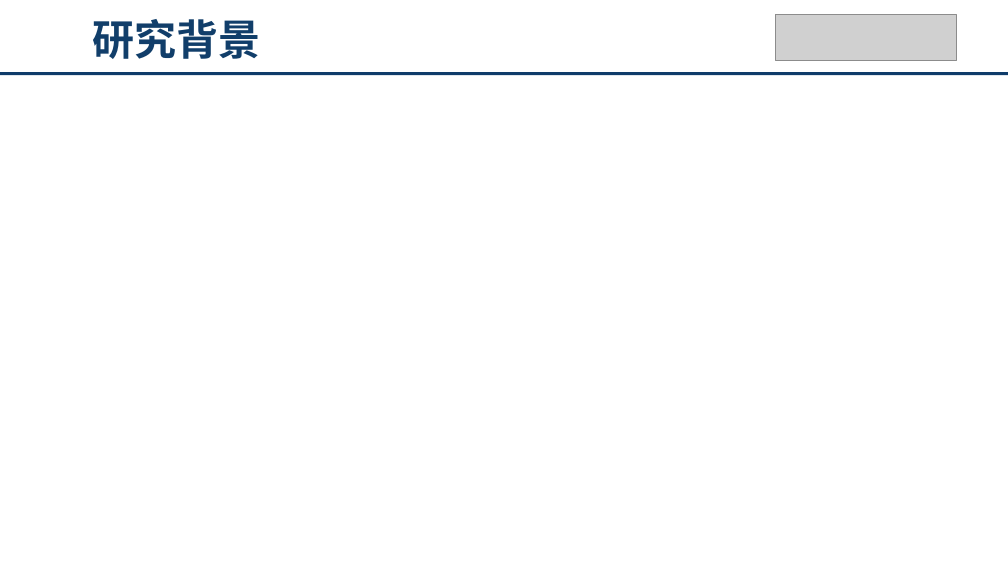
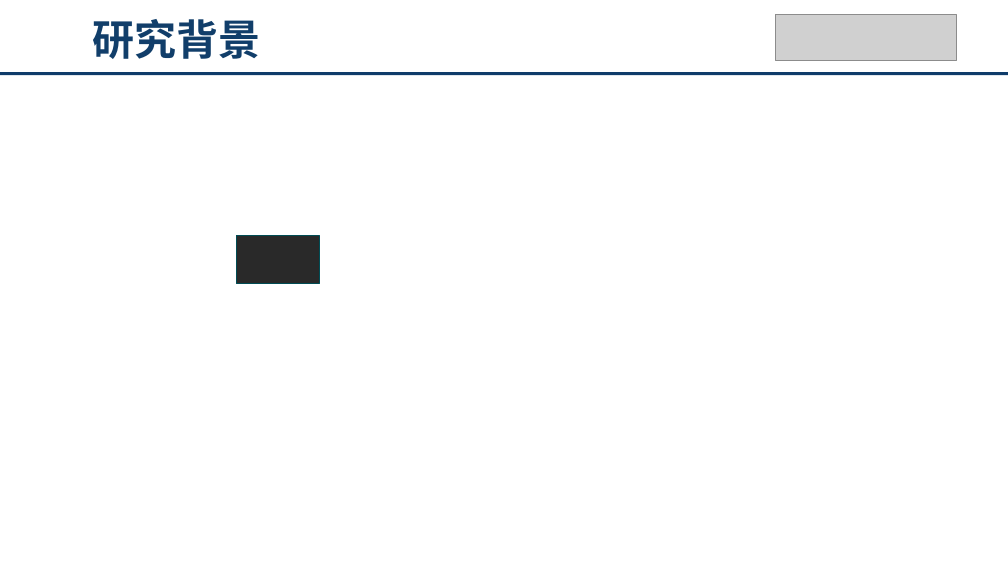
Before and after one commit to QinyuanZhou/Rubbish, a slide deck: slide 3 of PPT_for_barcode.pptx. Drawn at 1008x567 pixels with LibreOffice and Linux fonts; fonts in the diff are those of the drawing; grey boxes stand for pictures. Boxes give left, top, right and bottom in pixels: in the first picture for what was removed or moved away, otherwise in the second. Text is boxed around its words. In the diff, an @@ line names an element or a change of style, - is before the commit and + after.

Commit message:
fresh

```diff
--- a/PPT_for_barcode.pptx
+++ b/PPT_for_barcode.pptx
@@ rectangle added at box(237, 236, 320, 283), fill #292929, outline #004C54 0.75 pt @@
```
